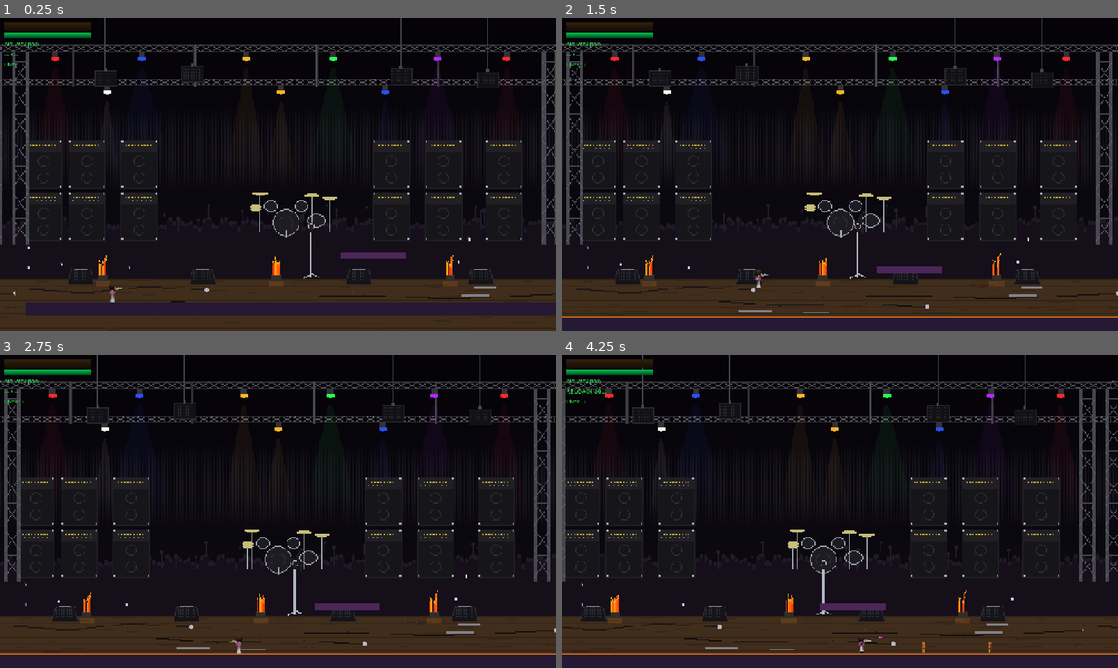
Above: before the commit, frames 1-4 (two rows, left to right).
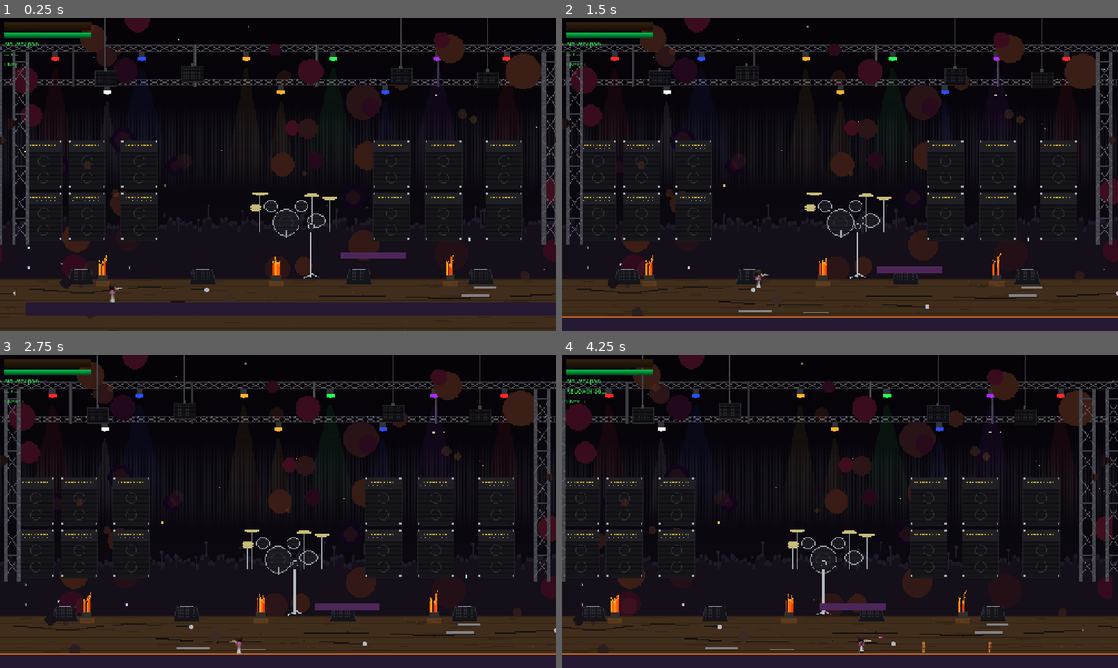
Above: after the commit, the same moments.

Repository: Brickmii/Disco-Cop
Game: Godot game, scene res://scenes/levels/level_03.tscn
Two runs of this game, one before a commit and one after it. Both use one fixed random seed, a clock stepped at 60 frames per second and the inputs below. This scene is started directly instead of the project's main scene. Sound files missing from this copy of the repository are replaced by a short silence.
Inputs (mouse positions are in pixels of both pictures, inside the frame that each line leads up to):
- Up to frame 1 (0.25 s): no input
- Up to frame 2 (1.5 s): tap Enter at 0.5 s; move the mouse to (962, 158) at 0.52 s; hold D (move_right) from 0.53 s (still down); tap S (aim_down) at 0.6 s; click (962, 158) at 0.67 s; tap Space (jump) at 0.77 s; move the mouse to (728, 190) at 1.27 s; tap W (aim_up) at 1.35 s
- Up to frame 3 (2.75 s): tap Space (jump) at 1.52 s; move the mouse to (333, 442) at 2.02 s; release D (move_right) at 2.03 s; hold A (move_left) from 2.03 s (still down); tap E (interact) at 2.1 s
- Up to frame 4 (4.25 s): move the mouse to (812, 574) at 2.77 s; release A (move_left) at 2.78 s; hold D (move_right) from 2.78 s (still down); tap J (shoot) at 2.85 s; click (812, 574) at 2.92 s; tap Space (jump) at 3.02, 3.77 s; move the mouse to (1006, 558) at 3.52 s; tap Q (swap_weapon) at 3.6 s; tap R (reload) at 4.15 s

The runs differ from the first frame. In frame 1, 5.5% of the frame differs, in the area x 0-100%, y 0-87%; in frame 2, 5.5%, in the area x 0-100%, y 0-92%; in frame 3, 5.4%; in frame 4, 5.3%.

Commit message:
AV refinement pass: per-level music, sprite fixes, environment enhancement
- Add 10 per-level music tracks (5 themes + 5 boss variants) matched to
  artist references: L1 disco funk, L2 80s action (Arnold), L3 punk
  (Sex Pistols), L4 new wave (Blondie), L5 Bee Gees disco grooves
- Add 6 new SFX: rocket_explode, combo_hit, level_complete,
  game_over_sting, landing_thud, stuck_escape
- Fix flyer/seagull sprites from 156px to 24px with scene updates
- Fix speaker_walk from 2 to 4 frames with scene atlas update
- Enhance 44 L3-L5 enemy sprites with edge highlights, drop shadows,
  punk grit (L3-L4) and disco sparkle (L5) effects
- Enhance 15 parallax backgrounds with per-level themed effects:
  neon glow, golden warmth, stage bloom, graffiti, chromatic sparkle
- Add generation scripts: create_sfx_batch.py, enhance_sprites.py,
  enhance_environments.py

Co-Authored-By: Claude Opus 4.6 <noreply@anthropic.com>

Diff:
--- a/disco_cop/scenes/enemies/flyer.tscn
+++ b/disco_cop/scenes/enemies/flyer.tscn
@@ -7,59 +7,59 @@
 [ext_resource type="Texture2D" uid="uid://8j03ad510v2q" path="res://assets/sprites/enemies/flyer_death_sheet.png" id="5_death_sheet"]
 
 [sub_resource type="RectangleShape2D" id="RectangleShape2D_flyer"]
-size = Vector2(156, 156)
+size = Vector2(20, 20)
 
 [sub_resource type="AtlasTexture" id="fly_0"]
 atlas = ExtResource("2_fly_sheet")
-region = Rect2(0, 0, 156, 156)
+region = Rect2(0, 0, 24, 24)
 
 [sub_resource type="AtlasTexture" id="fly_1"]
 atlas = ExtResource("2_fly_sheet")
-region = Rect2(156, 0, 156, 156)
+region = Rect2(24, 0, 24, 24)
 
 [sub_resource type="AtlasTexture" id="fly_2"]
 atlas = ExtResource("2_fly_sheet")
-region = Rect2(312, 0, 156, 156)
+region = Rect2(48, 0, 24, 24)
 
 [sub_resource type="AtlasTexture" id="fly_3"]
 atlas = ExtResource("2_fly_sheet")
-region = Rect2(468, 0, 156, 156)
+region = Rect2(72, 0, 24, 24)
 
 [sub_resource type="AtlasTexture" id="attack_0"]
 atlas = ExtResource("3_attack_sheet")
-region = Rect2(0, 0, 156, 156)
+region = Rect2(0, 0, 24, 24)
 
 [sub_resource type="AtlasTexture" id="attack_1"]
 atlas = ExtResource("3_attack_sheet")
-region = Rect2(156, 0, 156, 156)
+region = Rect2(24, 0, 24, 24)
 
 [sub_resource type="AtlasTexture" id="attack_2"]
 atlas = ExtResource("3_attack_sheet")
-region = Rect2(312, 0, 156, 156)
+region = Rect2(48, 0, 24, 24)
 
 [sub_resource type="AtlasTexture" id="hurt_0"]
 atlas = ExtResource("4_hurt_sheet")
-region = Rect2(0, 0, 156, 156)
+region = Rect2(0, 0, 24, 24)
 
 [sub_resource type="AtlasTexture" id="hurt_1"]
 atlas = ExtResource("4_hurt_sheet")
-region = Rect2(156, 0, 156, 156)
+region = Rect2(24, 0, 24, 24)
 
 [sub_resource type="AtlasTexture" id="death_0"]
 atlas = ExtResource("5_death_sheet")
-region = Rect2(0, 0, 156, 156)
+region = Rect2(0, 0, 24, 24)
 
 [sub_resource type="AtlasTexture" id="death_1"]
 atlas = ExtResource("5_death_sheet")
-region = Rect2(156, 0, 156, 156)
+region = Rect2(24, 0, 24, 24)
 
 [sub_resource type="AtlasTexture" id="death_2"]
 atlas = ExtResource("5_death_sheet")
-region = Rect2(312, 0, 156, 156)
+region = Rect2(48, 0, 24, 24)
 
 [sub_resource type="AtlasTexture" id="death_3"]
 atlas = ExtResource("5_death_sheet")
-region = Rect2(468, 0, 156, 156)
+region = Rect2(72, 0, 24, 24)
 
 [sub_resource type="SpriteFrames" id="SpriteFrames_flyer"]
 animations = [{
@@ -129,11 +129,11 @@
 script = ExtResource("1_flyer")
 
 [node name="CollisionShape2D" type="CollisionShape2D" parent="."]
-position = Vector2(0, -78)
+position = Vector2(0, -12)
 shape = SubResource("RectangleShape2D_flyer")
 
 [node name="Sprite" type="AnimatedSprite2D" parent="."]
-position = Vector2(0, -78)
+position = Vector2(0, -12)
 sprite_frames = SubResource("SpriteFrames_flyer")
 
 [node name="VisibleOnScreenNotifier2D" type="VisibleOnScreenNotifier2D" parent="."]
--- a/disco_cop/scenes/enemies/seagull.tscn
+++ b/disco_cop/scenes/enemies/seagull.tscn
@@ -7,59 +7,59 @@
 [ext_resource type="Texture2D" uid="uid://bf47b50bopqj5" path="res://assets/sprites/enemies/seagull_death_sheet.png" id="5_death_sheet"]
 
 [sub_resource type="RectangleShape2D" id="RectangleShape2D_seagull"]
-size = Vector2(60, 60)
+size = Vector2(20, 20)
 
 [sub_resource type="AtlasTexture" id="fly_0"]
 atlas = ExtResource("2_fly_sheet")
-region = Rect2(0, 0, 156, 156)
+region = Rect2(0, 0, 24, 24)
 
 [sub_resource type="AtlasTexture" id="fly_1"]
 atlas = ExtResource("2_fly_sheet")
-region = Rect2(156, 0, 156, 156)
+region = Rect2(24, 0, 24, 24)
 
 [sub_resource type="AtlasTexture" id="fly_2"]
 atlas = ExtResource("2_fly_sheet")
-region = Rect2(312, 0, 156, 156)
+region = Rect2(48, 0, 24, 24)
 
 [sub_resource type="AtlasTexture" id="fly_3"]
 atlas = ExtResource("2_fly_sheet")
-region = Rect2(468, 0, 156, 156)
+region = Rect2(72, 0, 24, 24)
 
 [sub_resource type="AtlasTexture" id="attack_0"]
 atlas = ExtResource("3_attack_sheet")
-region = Rect2(0, 0, 156, 156)
+region = Rect2(0, 0, 24, 24)
 
 [sub_resource type="AtlasTexture" id="attack_1"]
 atlas = ExtResource("3_attack_sheet")
-region = Rect2(156, 0, 156, 156)
+region = Rect2(24, 0, 24, 24)
 
 [sub_resource type="AtlasTexture" id="attack_2"]
 atlas = ExtResource("3_attack_sheet")
-region = Rect2(312, 0, 156, 156)
+region = Rect2(48, 0, 24, 24)
 
 [sub_resource type="AtlasTexture" id="hurt_0"]
 atlas = ExtResource("4_hurt_sheet")
-region = Rect2(0, 0, 156, 156)
+region = Rect2(0, 0, 24, 24)
 
 [sub_resource type="AtlasTexture" id="hurt_1"]
 atlas = ExtResource("4_hurt_sheet")
-region = Rect2(156, 0, 156, 156)
+region = Rect2(24, 0, 24, 24)
 
 [sub_resource type="AtlasTexture" id="death_0"]
 atlas = ExtResource("5_death_sheet")
-region = Rect2(0, 0, 156, 156)
+region = Rect2(0, 0, 24, 24)
 
 [sub_resource type="AtlasTexture" id="death_1"]
 atlas = ExtResource("5_death_sheet")
-region = Rect2(156, 0, 156, 156)
+region = Rect2(24, 0, 24, 24)
 
 [sub_resource type="AtlasTexture" id="death_2"]
 atlas = ExtResource("5_death_sheet")
-region = Rect2(312, 0, 156, 156)
+region = Rect2(48, 0, 24, 24)
 
 [sub_resource type="AtlasTexture" id="death_3"]
 atlas = ExtResource("5_death_sheet")
-region = Rect2(468, 0, 156, 156)
+region = Rect2(72, 0, 24, 24)
 
 [sub_resource type="SpriteFrames" id="SpriteFrames_seagull"]
 animations = [{
@@ -129,11 +129,11 @@
 script = ExtResource("1_seagull")
 
 [node name="CollisionShape2D" type="CollisionShape2D" parent="."]
-position = Vector2(0, -78)
+position = Vector2(0, -12)
 shape = SubResource("RectangleShape2D_seagull")
 
 [node name="Sprite" type="AnimatedSprite2D" parent="."]
-position = Vector2(0, -78)
+position = Vector2(0, -12)
 sprite_frames = SubResource("SpriteFrames_seagull")
 
 [node name="VisibleOnScreenNotifier2D" type="VisibleOnScreenNotifier2D" parent="."]
--- a/disco_cop/scenes/enemies/speaker_stack.tscn
+++ b/disco_cop/scenes/enemies/speaker_stack.tscn
@@ -16,6 +16,14 @@
 [sub_resource type="AtlasTexture" id="walk_1"]
 atlas = ExtResource("2_walk_sheet")
 region = Rect2(30, 0, 30, 50)
+
+[sub_resource type="AtlasTexture" id="walk_2"]
+atlas = ExtResource("2_walk_sheet")
+region = Rect2(60, 0, 30, 50)
+
+[sub_resource type="AtlasTexture" id="walk_3"]
+atlas = ExtResource("2_walk_sheet")
+region = Rect2(90, 0, 30, 50)
 
 [sub_resource type="AtlasTexture" id="attack_0"]
 atlas = ExtResource("3_attack_sheet")
@@ -65,6 +73,12 @@
 }, {
 "duration": 1.0,
 "texture": SubResource("walk_1")
+}, {
+"duration": 1.0,
+"texture": SubResource("walk_2")
+}, {
+"duration": 1.0,
+"texture": SubResource("walk_3")
 }],
 "loop": true,
 "name": &"walk",
Binary file changed: disco_cop/assets/sprites/enemies/bottle_thrower_attack_sheet.png
Binary file changed: disco_cop/assets/sprites/enemies/bottle_thrower_death_sheet.png
Binary file changed: disco_cop/assets/sprites/enemies/bottle_thrower_hurt_sheet.png
Binary file changed: disco_cop/assets/sprites/enemies/bottle_thrower_walk_sheet.png
Binary file changed: disco_cop/assets/sprites/enemies/bouncer_attack_sheet.png
Binary file changed: disco_cop/assets/sprites/enemies/bouncer_death_sheet.png
Binary file changed: disco_cop/assets/sprites/enemies/bouncer_hurt_sheet.png
Binary file changed: disco_cop/assets/sprites/enemies/bouncer_walk_sheet.png
Binary file changed: disco_cop/assets/sprites/enemies/disco_dancer_attack_sheet.png
Binary file changed: disco_cop/assets/sprites/enemies/disco_dancer_death_sheet.png
Binary file changed: disco_cop/assets/sprites/enemies/disco_dancer_hurt_sheet.png
Binary file changed: disco_cop/assets/sprites/enemies/disco_dancer_walk_sheet.png
(and 78 more such lines)
